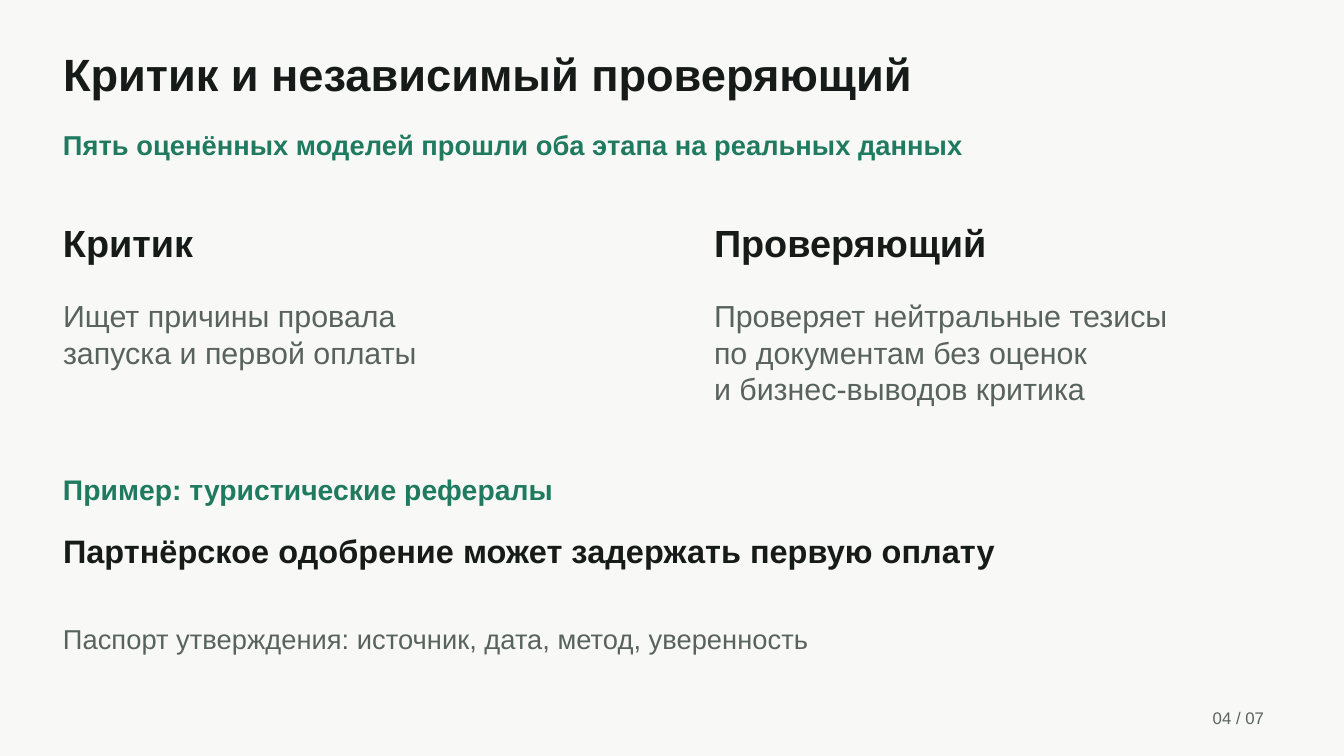
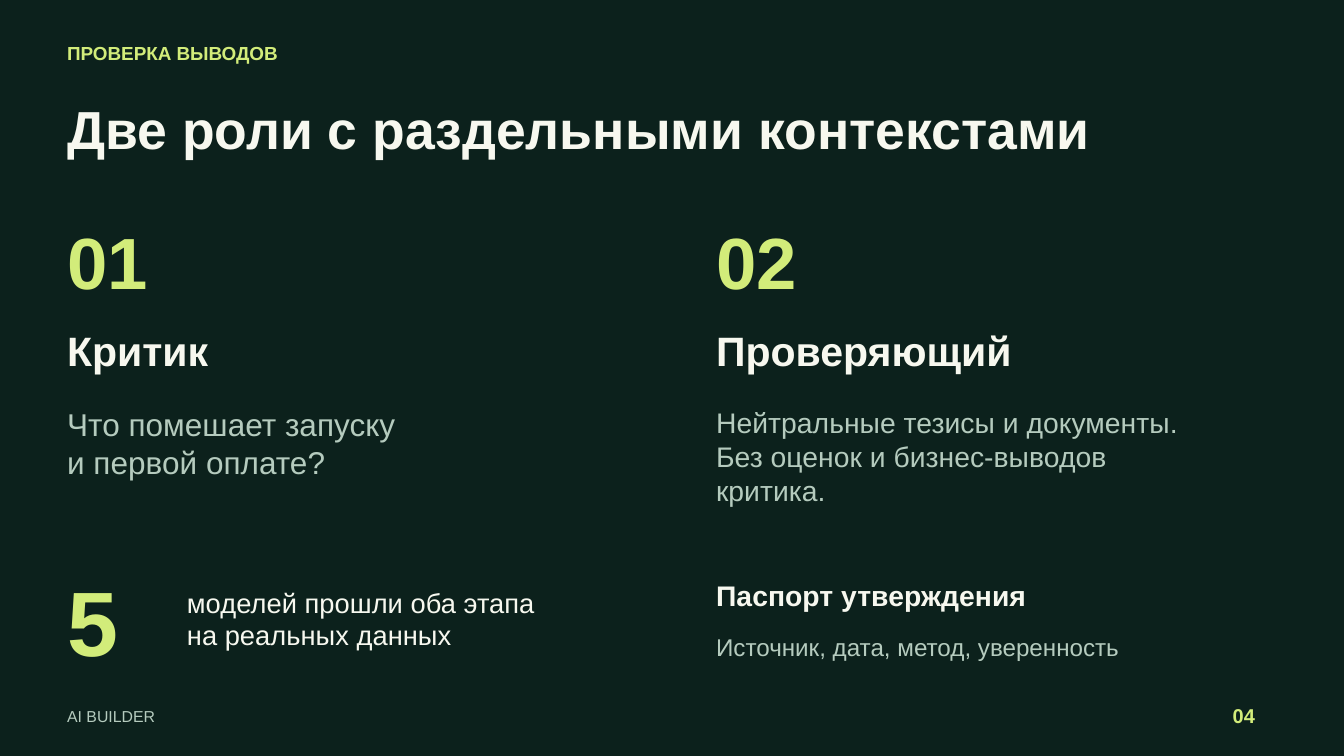
Before and after one commit to bcmle/test_ai_builder, a slide deck: slide 4 of presentation/AI-Builder-CEO.pptx. Drawn at 1344x756 pixels with LibreOffice and Linux fonts; fonts in the diff are those of the drawing. Boxes give left, top, right and bottom in pixels: in the first picture for what was removed or moved away, otherwise in the second. Text is boxed around its words. In the diff, an @@ line names an element or a change of style, - is before the commit and + after.

Commit message:
design: restyle CEO deck with editorial layouts and optical cover

```diff
--- a/presentation/AI-Builder-CEO.pptx
+++ b/presentation/AI-Builder-CEO.pptx
@@ background #F8F9F6 to #0C211C @@
@@ text removed at <box>63,57,911,99</box> @@
-Критик и независимый проверяющий
@@ text added at <box>67,47,278,64</box>, 13.5 pt, text #D2EC7A, bold @@
+ПРОВЕРКА ВЫВОДОВ
@@ text added at <box>67,112,1089,159</box>, 38.2 pt, text #F7F8EF, bold @@
+Две роли с раздельными контекстами
@@ text added at <box>67,238,148,290</box>, 51.8 pt, text #D2EC7A, bold @@
+01
@@ text added at <box>716,238,797,290</box>, 51.8 pt, text #D2EC7A, bold @@
+02
@@ text "Критик": place and size @@
-text "Критик" at <box>63,231,193,264</box>
+text "Критик" at <box>67,337,208,374</box>
@@ text "Критик" at <box>67,337,208,374</box>: size 27 to 29.2 pt, text colour #161B19 to #F7F8EF @@
@@ text "Проверяющий" at <box>716,335,1011,374</box>: size 27 to 29.2 pt, text colour #161B19 to #F7F8EF @@
@@ text "Проверяющий": place and size @@
-text "Проверяющий" at <box>714,229,986,264</box>
+text "Проверяющий" at <box>716,335,1011,374</box>
@@ text at <box>67,414,395,480</box>: text changed; size 21.8 to 22.5 pt; text colour #59635E to #B5CBBE @@
-Ищет причины провала
-запуска и первой оплаты
+Что помешает запуску
+и первой оплате?
@@ text at <box>716,412,1178,507</box>: text changed; size 21.8 to 20.2 pt; text colour #59635E to #B5CBBE @@
-Проверяет нейтральные тезисы
-по документам без оценок
-и бизнес-выводов критика
+Нейтральные тезисы и документы.
+Без оценок и бизнес-выводов
+критика.
@@ text removed at <box>63,479,553,506</box> @@
-Пример: туристические рефералы
@@ text removed at <box>63,539,995,569</box> @@
-Партнёрское одобрение может задержать первую оплату
@@ text added at <box>67,593,118,657</box>, 65.2 pt, text #D2EC7A, bold @@
+5
@@ text at <box>187,592,535,650</box>: text changed; text colour #207A60 to #F7F8EF; bold off @@
-Пять оценённых моделей прошли оба этапа на реальных данных
+моделей прошли оба этапа
+на реальных данных
@@ text added at <box>716,586,1026,612</box>, 20.2 pt, text #F7F8EF, bold @@
+Паспорт утверждения
@@ text at <box>716,639,1119,661</box>: text changed; size 19.5 to 17.2 pt; text colour #59635E to #B5CBBE @@
-Паспорт утверждения: источник, дата, метод, уверенность
+Источник, дата, метод, уверенность
@@ text added at <box>67,711,154,722</box>, 11.2 pt, text #B5CBBE @@
+AI BUILDER
@@ text at <box>1233,709,1255,723</box>: text changed; size 12 to 14.2 pt; text colour #59635E to #D2EC7A; bold on @@
-04 / 07
+04
```
Also in this commit, not shown: 5 other slides changed, 1 slide added, 1 slide removed, 11 other files.
